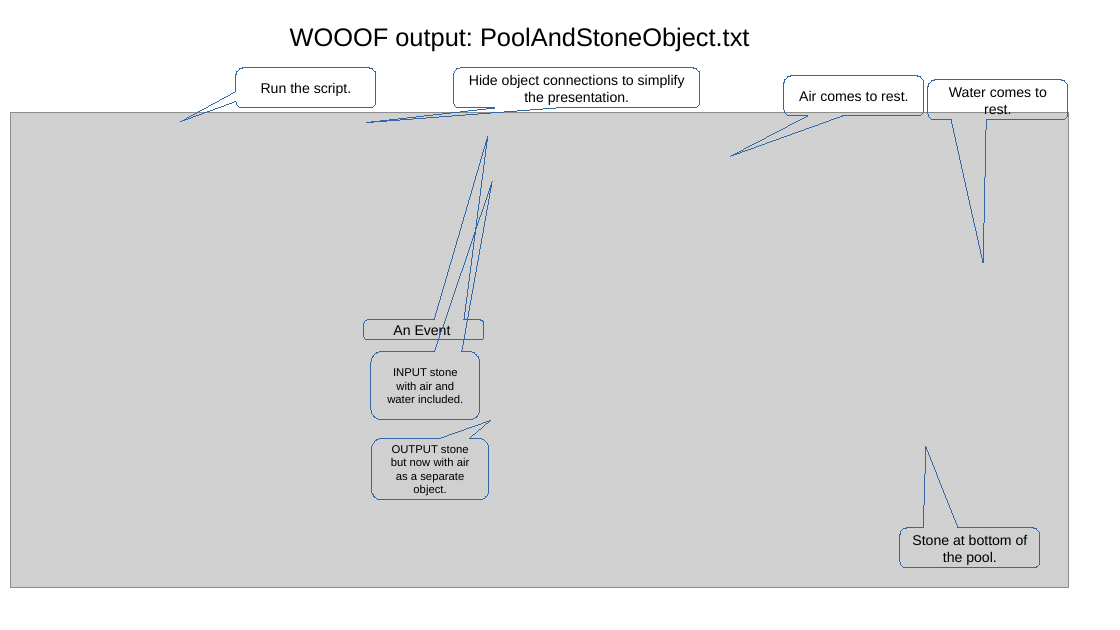
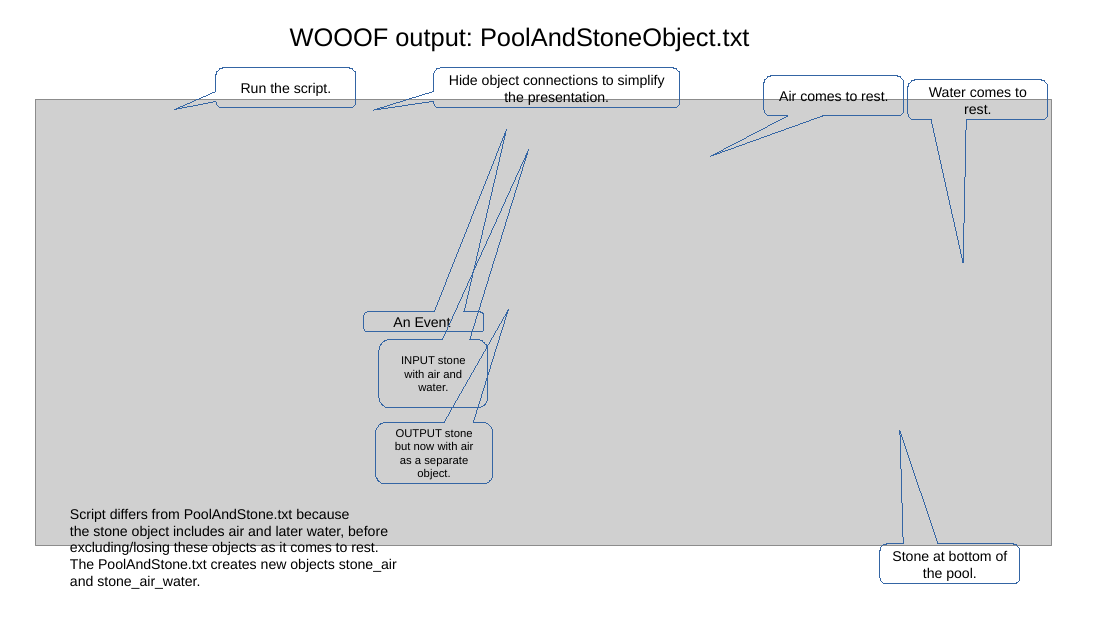
Before and after one commit to RobinBaines/OOO3, a slide deck: slide 2 of WOOOFNotes.odp. Drawn at 1120x630 pixels with LibreOffice and Linux fonts; fonts in the diff are those of the drawing; grey boxes stand for pictures. Boxes give left, top, right and bottom in pixels: in the first picture for what was removed or moved away, otherwise in the second. Text is boxed around its words. In the diff, an @@ line names an element or a change of style, - is before the commit and + after.

Commit message:
Revised the scripts and documentation.

```diff
--- a/WOOOFNotes.odp
+++ b/WOOOFNotes.odp
@@ 4 rounded speech boxes: place and size @@
-4 rounded speech boxes at bbox=[236, 68, 1068, 120]
+4 rounded speech boxes at bbox=[216, 68, 1049, 120]
@@ picture: place and size @@
-picture at bbox=[10, 112, 1068, 587]
+picture at bbox=[36, 100, 1052, 546]
@@ rounded speech box "An Event": place and size @@
-rounded speech box "An Event" at bbox=[364, 320, 484, 340]
+rounded speech box "An Event" at bbox=[364, 312, 484, 332]
@@ proportions changed in 6 elements at bbox=[364, 312, 484, 332], bbox=[216, 68, 357, 108], bbox=[434, 68, 681, 108], bbox=[376, 423, 493, 485], bbox=[880, 544, 1020, 583], bbox=[379, 339, 488, 409] @@
@@ rounded speech box "INPUT stone with air and ...": place and size @@
-rounded speech box "INPUT stone with air and ..." at bbox=[371, 352, 480, 421]
+rounded speech box "INPUT stone with air and ..." at bbox=[379, 339, 488, 409]
@@ text in rounded speech box at bbox=[401, 356, 466, 391]: text changed @@
-INPUT stone with air and water included.
+INPUT stone with air and water.
@@ rounded speech box "OUTPUT stone but now with ...": place and size @@
-rounded speech box "OUTPUT stone but now with ..." at bbox=[372, 438, 489, 500]
+rounded speech box "OUTPUT stone but now with ..." at bbox=[376, 423, 493, 485]
@@ text added at bbox=[70, 508, 397, 589], 10 pt, text #000000 @@
+Script differs from PoolAndStone.txt because
+the stone object includes air and later water, before
+excluding/losing these objects as it comes to rest.
+The PoolAndStone.txt creates new objects stone_air
+and stone_air_water.
@@ rounded speech box "Stone at bottom of the ...": place and size @@
-rounded speech box "Stone at bottom of the ..." at bbox=[900, 528, 1041, 568]
+rounded speech box "Stone at bottom of the ..." at bbox=[880, 544, 1020, 583]
```
Also in this commit, not shown: 1 other slide changed, 8 other files.
